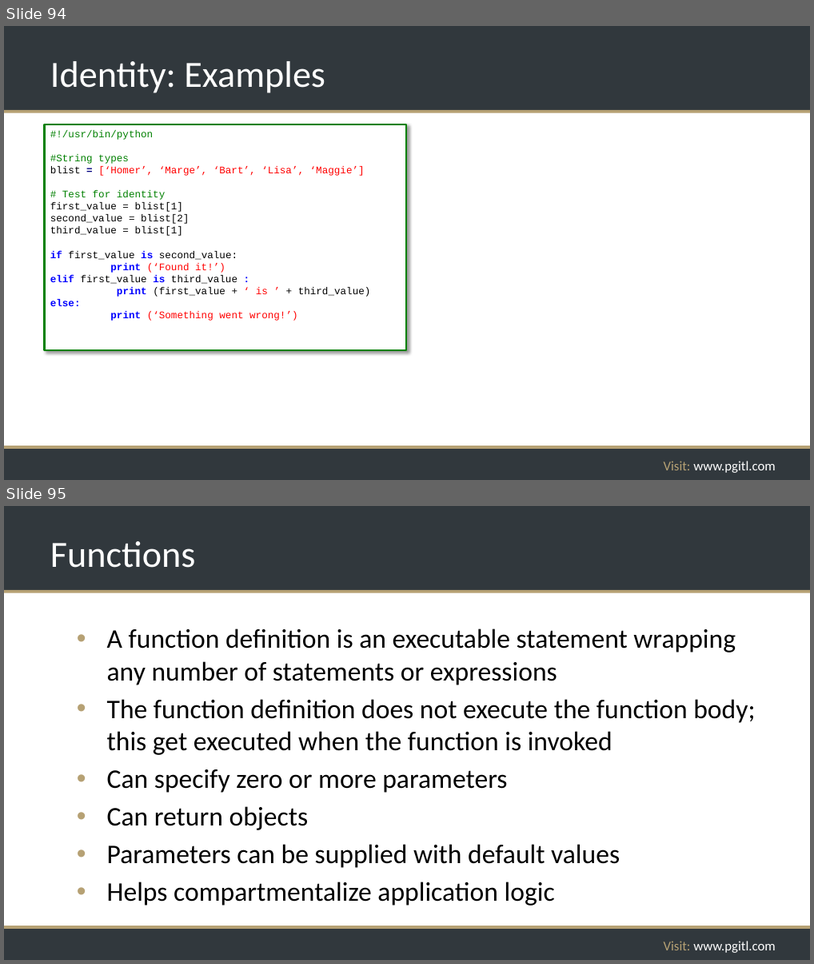
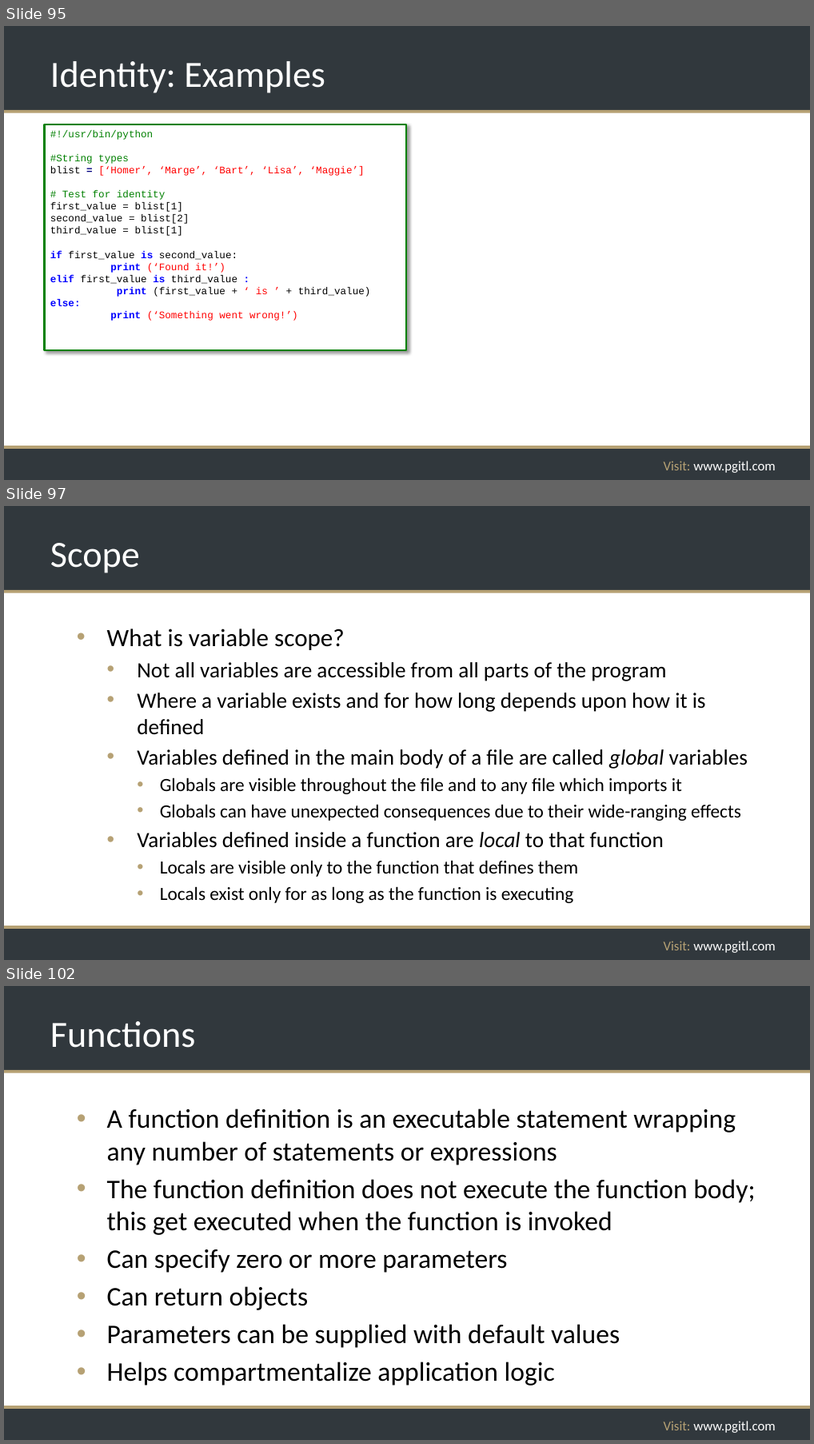
Before and after one commit to rikkouri/project-a, a slide deck: Programming Foundations.pptx. Shown one above the other, each under a label of ours: slides 94 and 95 before the commit, slides 95, 97 and 102 after it; the slides between them are not shown. The pictures are 814x964 and 814x1444 pixels, drawn with LibreOffice and Linux fonts; fonts in the diff are those of the drawing; background and template pictures are left out. Boxes give left, top, right and bottom in pixels: in the first picture for what was removed or moved away, otherwise in the second. Text is boxed around its words. In the diff, an @@ line names an element or a change of style, - is before the commit and + after.

Commit message:
Added scope slides

```diff
--- a/Programming Foundations.pptx
+++ b/Programming Foundations.pptx
@@ slide 97 added at <box>4,506,810,960</box>, background #FFFFFF; not listed: 5 template elements that a slide beside it also shows @@
@@ title added at <box>50,543,140,573</box>, 44 pt, text #FFFFFF @@
+Scope
@@ text added at <box>107,628,748,903</box>, 25.9 pt, text #000000 @@
+• What is variable scope?
+  • Not all variables are accessible from all parts of the program
+  • Where a variable exists and for how long depends upon how it is defined
+  • Variables defined in the main body of a file are called global variables
+    • Globals are visible throughout the file and to any file which imports it
+    • Globals can have unexpected consequences due to their wide-ranging effects
+  • Variables defined inside a function are local to that function
+    • Locals are visible only to the function that defines them
+    • Locals exist only for as long as the function is executing
@@ what was slide 94 is now slide 95 @@
@@ what was slide 95 is now slide 102 @@
```
Also in this commit, not shown: 4 slides changed, 6 other slides added.
